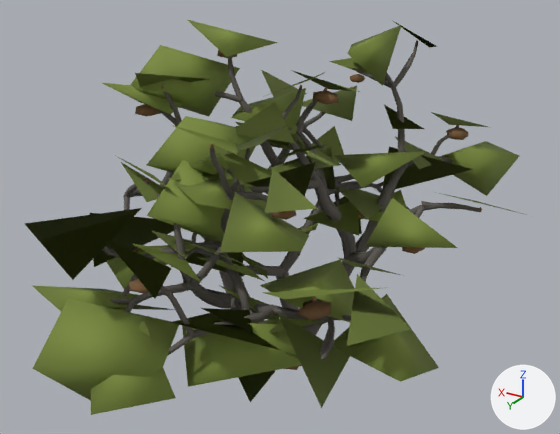
Renders of the glTF model assets/models/scrub_oak_0.glb from each side of a commit.
Both versions are drawn from a camera (50 mm lens) standing at (-2.81, 4.79, 3.55) and looking at (-0.14, 0.36, 1.33). Every picture has the same lights, and +X, +Y and +Z are marked at lower right. The first picture is the older version. Where no turn or scale is listed for an object, it has been applied to the vertices.

In view in the first picture: 'ScrubOak_Dead_39_Leaves', 'ScrubOak_LOD_Far_Bark', 'ScrubOak_LOD_Far_Foliage', 'ScrubOak_LimbWood_0', 'ScrubOak_LimbWood_1', 'ScrubOak_LimbWood_2', 'ScrubOak_LimbWood_3' and 8 more.
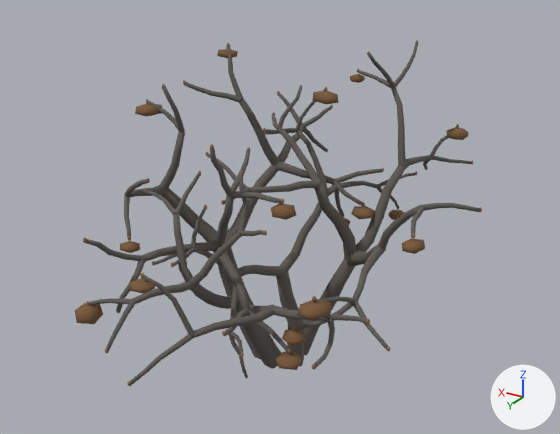
The edits, one by one:
Object 'ScrubOak_LOD_Far_Bark' (ob_scruboak_lod_far_bark) is deleted.
Object 'ScrubOak_LOD_Far_Foliage' (ob_scruboak_lod_far_foliage) is deleted.

Pixel boxes (x1, y1, x2, y2) of what changed, in the pictures (560 x 434 px):
'ScrubOak_LOD_Far_Foliage', deleted (green): before (24, 19, 527, 415)
'ScrubOak_LOD_Far_Bark', deleted: before (105, 53, 466, 368)
'ScrubOak_LimbWood_0', unchanged, uncovered by the edit: before (102, 56, 353, 324); after (83, 45, 383, 359)
'ScrubOak_LimbWood_2', unchanged, uncovered by the edit: before (187, 89, 384, 366); after (153, 89, 416, 377)
